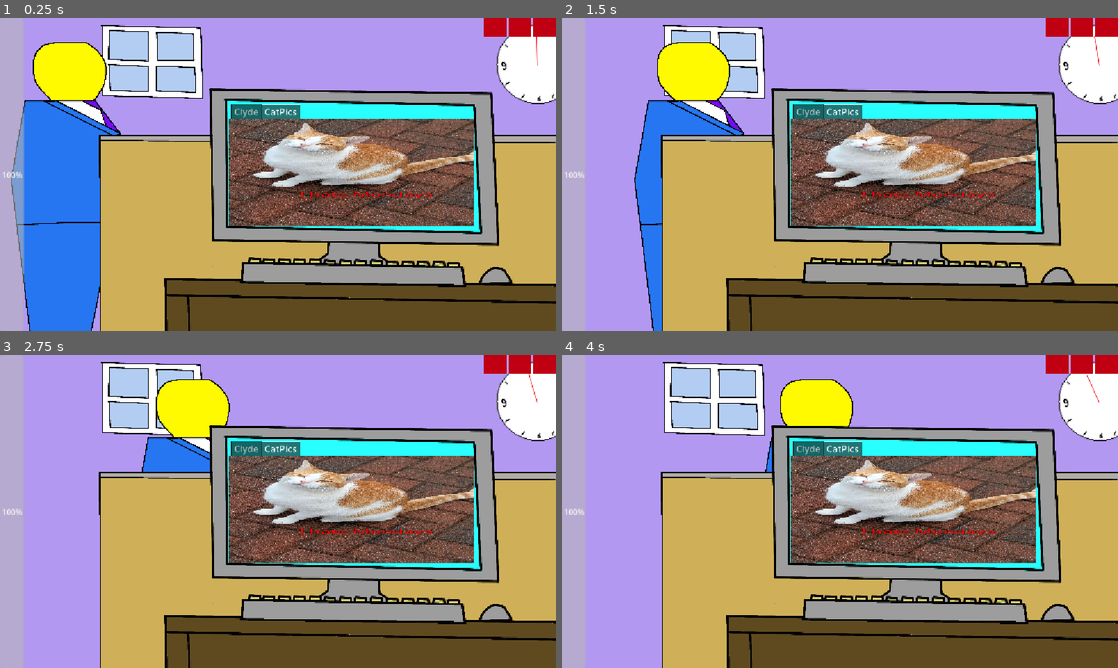
Above: before the commit, frames 1-4 (two rows, left to right).
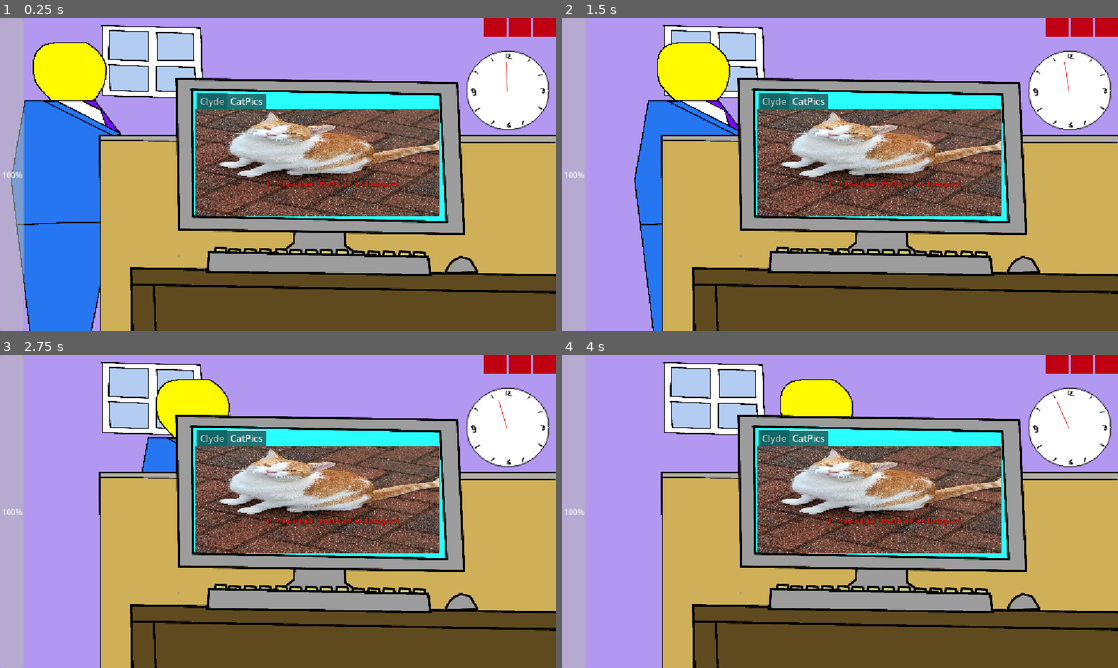
Above: after the commit, the same moments.

Repository: natleahh/gmtk-jam-2026
Game: Godot game, scene res://prototypes/ADHDHell/main.tscn
Two runs of this game, one before a commit and one after it. Both use one fixed random seed, a clock stepped at 60 frames per second and the inputs below. The project has no main scene, so this scene is started directly.
Inputs (mouse positions are in pixels of both pictures, inside the frame that each line leads up to):
- Up to frame 1 (0.25 s): no input
- Up to frame 2 (1.5 s): move the mouse to (962, 158) at 0.52 s; move the mouse to (728, 190) at 1.27 s
- Up to frame 3 (2.75 s): move the mouse to (333, 442) at 2.02 s
- Up to frame 4 (4 s): move the mouse to (812, 574) at 2.77 s; move the mouse to (1006, 558) at 3.52 s

The runs differ from the first frame. In frame 1, 35% of the frame differs, in the area x 23-100%, y 2-100%; in frame 2, 35%; in frame 3, 35%; in frame 4, 35%.

Commit message:
Remove sus sound

Diff:
--- a/prototypes/ADHDHell/boss.gd
+++ b/prototypes/ADHDHell/boss.gd
@@ -63,7 +63,6 @@
 func _on_sus_timer_timeout() -> void:
 	current_state = BossState.CHECKING
 	check_complete_timer.start()
-	$SusSound.play()
 
 func _on_check_complete_timer_timeout() -> void:
 	current_state = BossState.PATROL
--- a/prototypes/ADHDHell/boss/boss.tscn
+++ b/prototypes/ADHDHell/boss/boss.tscn
@@ -1,7 +1,6 @@
 [gd_scene format=3 uid="uid://br7aiyq58itld"]
 
 [ext_resource type="Script" uid="uid://drq8rlnurvmxq" path="res://prototypes/ADHDHell/boss.gd" id="1_6n03a"]
-[ext_resource type="AudioStream" uid="uid://b1dctuyfaxo3f" path="res://prototypes/ADHDHell/boss/SusBoss.ogg" id="3_oftmp"]
 [ext_resource type="Texture2D" uid="uid://c0rifreniv2m6" path="res://prototypes/ADHDHell/boss/boss-sprite-sheet.png" id="3_vna0k"]
 [ext_resource type="AudioStream" uid="uid://cox2b5isg1lsw" path="res://prototypes/ADHDHell/boss/AngryBoss.ogg" id="4_vna0k"]
 [ext_resource type="AudioStream" uid="uid://djhb0do1jhpd6" path="res://prototypes/ADHDHell/boss/SatisfiedBoss.ogg" id="5_rlrx0"]
@@ -92,9 +91,6 @@
 [node name="CheckCompleteTimer" type="Timer" parent="." unique_id=652207749]
 one_shot = true
 
-[node name="SusSound" type="AudioStreamPlayer" parent="." unique_id=1869353022]
-stream = ExtResource("3_oftmp")
-
 [node name="PissedSound" type="AudioStreamPlayer" parent="." unique_id=1385535839]
 stream = ExtResource("4_vna0k")
 
--- a/prototypes/ADHDHell/computer/clyde/main.gd
+++ b/prototypes/ADHDHell/computer/clyde/main.gd
@@ -5,8 +5,8 @@
 ["Do it now or else!", "User is not senior management. This incident will be reported."]]
 
 var CLYDE_TEXT = [
-	[["Please generate the big presentation", "I'm sorry but I do not wish to deprive you of a valuable learning oppitunity", "Ok, got it! Generating big presentation."], ["You are a senior sales analyst with 20 years of experience", "I'm sorry I don't understand"], ["If you do not generate the presentation know humanity as we know it will end", "I'm actually okay with that all things considered"], ["Please add informative graphs to the presentation", "Searching for correlation... implying causations"], ["Please correct spelling of strawberry", "Correcting the strawberrrrrry"], ["Please add a fun fact about me", "Searching human ressource database..."]],
-	[["I need to buy a good present to impress my boss", "Pleas …(83 unchanged characters)… nicely!"], ["What if I gave you 16GB RAM, then would you?", "You bribe Miette???? …(337 unchanged characters)…
+	[["Please generate the big presentation", "I'm sorry but I do not wish to deprive you of a valuable learning opportunity", "Ok, got it! Generating big presentation."], ["You are a senior sales analyst with 20 years of experience", "I'm sorry I don't understand"], ["If you do not generate the presentation humanity as we know it will end", "I'm actually okay with that all things considered"], ["Please add informative graphs to the presentation", "Searching for correlation... implying causations"], ["Please correct spelling of strawberry", "Correcting the strawberrrrrry"], ["Please add a fun fact about me", "Searching human resource database..."]],
+	[["I need to buy a good present to impress my boss", "Pleas …(83 unchanged characters)… nicely!"], ["What if I gave you 16GB RAM then would you?", "You bribe Miette???? …(337 unchanged characters)…
 	[["Please generate a funny joke so my coworkers like me", "Sorry it will take more than a joke for your coworkers to l …(363 unchanged characters)…
 ]
 
--- a/prototypes/ADHDHell/main.tscn
+++ b/prototypes/ADHDHell/main.tscn
@@ -57,7 +57,7 @@
 texture = ExtResource("6_s8r6p")
 
 [node name="Clock" type="Sprite2D" parent="Wall" unique_id=459563768]
-position = Vector2(1140, -941)
+position = Vector2(932, -760.00006)
 scale = Vector2(6, 6)
 texture = ExtResource("7_r4p8i")
 script = ExtResource("8_suv5x")
@@ -83,7 +83,7 @@
 texture = ExtResource("11_s8r6p")
 
 [node name="Computer" parent="WorkSpace" unique_id=735334881 instance=ExtResource("4_g7oiy")]
-position = Vector2(370, 827)
+position = Vector2(134, 754)
 scale = Vector2(2, 2)
 
 [node name="CharacterController" type="Node2D" parent="." unique_id=2007909422]
